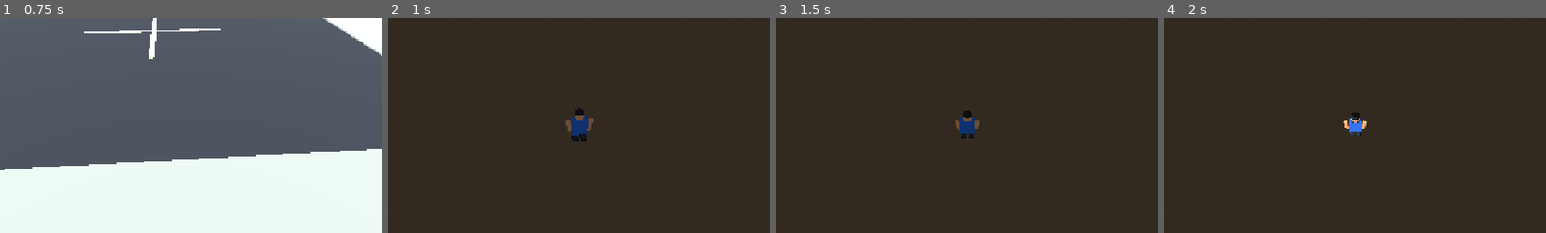
Above: before the commit, frames 1-4 (left to right).
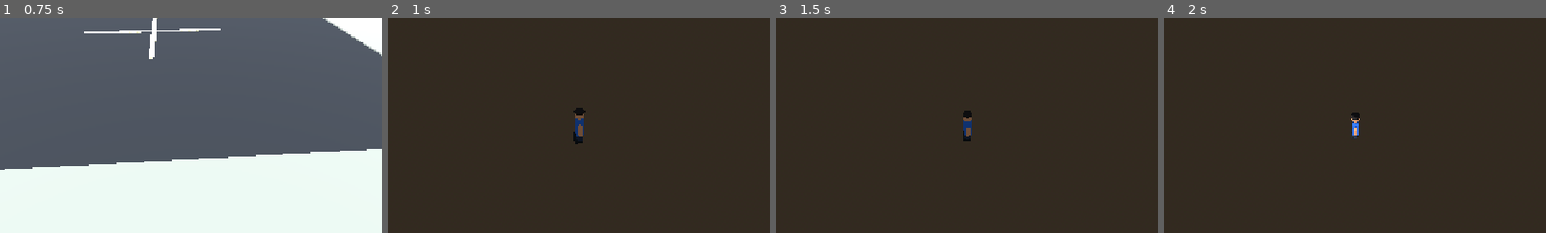
Above: after the commit, the same moments.

Repository: ffuxyxfyxhcocyocg-art/OPEN-WORLD-ANDROID
Game: Godot game, scene res://scenes/world.tscn
Same seed, same stepped clock (60 frames per second), same inputs: the game is played once before the commit and once after it.
Inputs (mouse positions are % of the whole screen's width and height, from its top left):
- Up to frame 1 (0.75 s): move the mouse to (72, 45) at 0.52 s; hold Right (ui_right) from 0.53 s (still down); click (72, 45) at 0.67 s
- Up to frame 2 (1 s): keep holding Right (ui_right)
- Up to frame 3 (1.5 s): release Right (ui_right) at 1.25 s; drag from (30, 55) to (45, 70) at 1.27 s
- Up to frame 4 (2 s): no input
The pictures show only the part of the screen within x 25-75%, y 25-75%; the shares and areas given below are measured in that part.

Frame 1 is identical in both runs. In frame 2, 0.5% of the frame differs, in the area x 46-54%, y 41-59%; in frame 3, 0.3%; in frame 4, 0.3%.

Commit message:
Add character facing and walk motion

Diff:
--- a/godot/scripts/player.gd
+++ b/godot/scripts/player.gd
@@ -2,6 +2,11 @@
 
 const SPEED := 7.0
 const GRAVITY := 22.0
+var walk_clock := 0.0
+var visual: Node3D
+
+func _ready() -> void:
+    visual = get_node_or_null("CharacterVisual")
 
 func _physics_process(delta: float) -> void:
     var input := Vector2.ZERO
@@ -20,6 +25,13 @@
     var direction := Vector3(input.x, 0, input.y).normalized()
     velocity.x = direction.x * SPEED
     velocity.z = direction.z * SPEED
+    if direction.length() > 0.05:
+        rotation.y = lerp_angle(rotation.y, atan2(direction.x, direction.z), min(delta * 10.0, 1.0))
+        walk_clock += delta * 10.0
+    else:
+        walk_clock = 0.0
+    if visual:
+        visual.position.y = abs(sin(walk_clock)) * 0.055 if direction.length() > 0.05 else 0.0
     if not is_on_floor():
         velocity.y -= GRAVITY * delta
     else:
